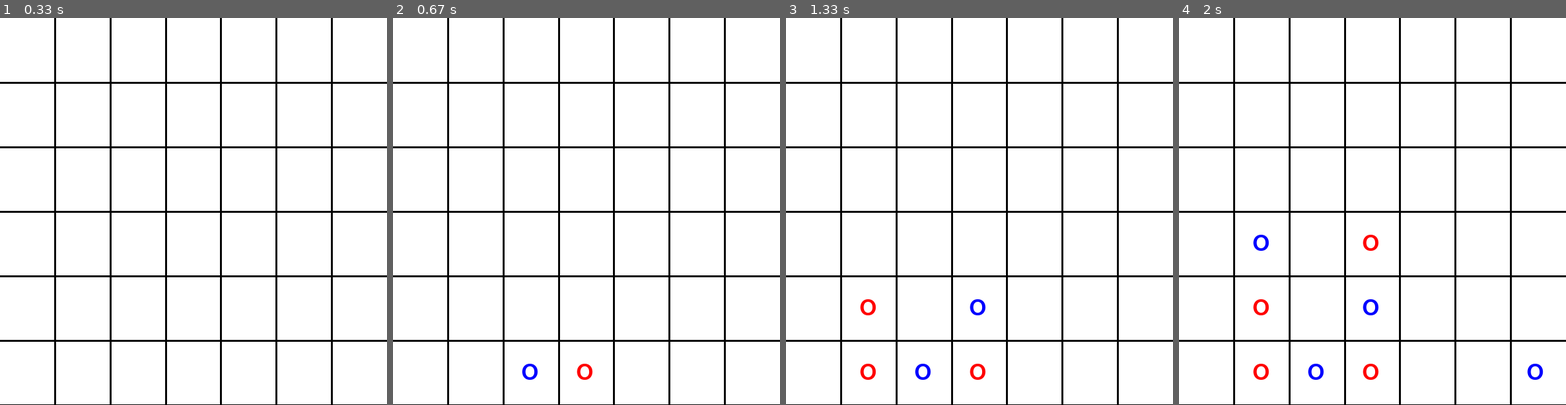
Above: before the commit, frames 1-4 (left to right).
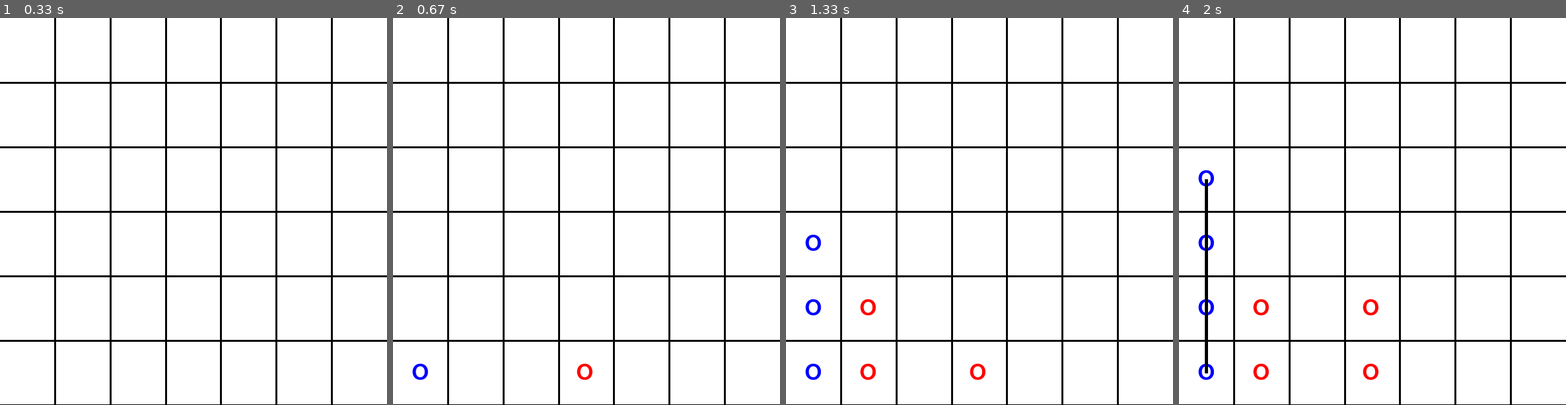
Above: after the commit, the same moments.

Repository: HamadTria/MCTS
Game: pygame game, started from connect4 pygame.py
Same seed, same stepped clock (60 frames per second), same inputs: the game is played once before the commit and once after it.
Inputs (mouse positions are in pixels of both pictures, inside the frame that each line leads up to):
- Up to frame 1 (0.33 s): no input
- Up to frame 2 (0.67 s): click (586, 211) at 0.38 s
- Up to frame 3 (1.33 s): click (886, 215) at 0.8 s; click (859, 304) at 1.28 s
- Up to frame 4 (2 s): move the mouse to (1380, 79) at 1.57 s; click (1380, 79) at 1.78 s

Frame 1 is identical in both runs. In frame 2, 0.2% of the frame differs, in the area x 5-38%, y 89-94%; in frame 3, 0.5%; in frame 4, 1.2%, in the area x 5-95%, y 39-94%.

Commit message:
fixed connect 4 is_win function

Diff:
--- a/connect4 pygame.py
+++ b/connect4 pygame.py
@@ -4,7 +4,7 @@
 import time
 from mcts import *
 
-MAX_ITER = 1000
+MAX_ITER = 1
 SCREEN_WIDTH = 600
 SCREEN_HEIGHT = 600
 LINE_COLOR = (0, 0, 0)
@@ -18,6 +18,8 @@
 BUTTON_FONT_SIZE = 20
 BUTTON_WIDTH = 100
 BUTTON_HEIGHT = 50
+COLUMN_COUNT = 7
+ROW_COUNT = 6
 
 class ConnectFour():
     def __init__(self, board=None):
@@ -44,27 +46,33 @@
         return True
 
     def is_win(self):
-        # horizontal
-        for row in self.position:
-            for col in range(4):
-                if row[col] == row[col+1] == row[col+2] == row[col+3] == self.player_2:
-                    return True
-        # vertical
-        for col in range(7):
-            for row in range(3):
-                if self.position[row][col] == self.position[row+1][col] == self.position[row+2][col] == self.position[row+3][col] == self.player_2:
-                    return True
-        # diagonal (top-left to bottom-right)
-        for col in range(4):
-            for row in range(3):
-                if self.position[row][col] == self.position[row+1][col+1] == self.position[row+2][col+2] == self.position[row+3][col+3] == self.player_2:
-                    return True
-        # diagonal (top-right to bottom-left)
-        for col in range(4, 7):
-            for row in range(3, -1, -1):
-                if self.position[row][col] == self.position[row-1][col-1] == self.position[row-2][col-2] == self.position[row-3][col-3] == self.player_2:
-                    return True
-        return False
+        # Check horizontal locations for win
+        for c in range(COLUMN_COUNT-3):
+            for r in range(ROW_COUNT):
+                if self.position[r][c] == self.player_2 and self.position[r][c+1] == self.player_2 \
+                    and self.position[r][c+2] == self.player_2 and self.position[r][c+3] == self.player_2:
+                    return True
+
+        # Check vertical locations for win
+        for c in range(COLUMN_COUNT):
+            for r in range(ROW_COUNT-3):
+                if self.position[r][c] == self.player_2 and self.position[r+1][c] == self.player_2 \
+                    and self.position[r+2][c] == self.player_2 and self.position[r+3][c] == self.player_2:
+                    return True
+
+        # Check positively sloped diaganols
+        for c in range(COLUMN_COUNT-3):
+            for r in range(ROW_COUNT-3):
+                if self.position[r][c] == self.player_2 and self.position[r+1][c+1] == self.player_2 \
+                    and self.position[r+2][c+2] == self.player_2 and self.position[r+3][c+3] == self.player_2:
+                    return True
+
+        # Check negatively sloped diaganols
+        for c in range(COLUMN_COUNT-3):
+            for r in range(3, ROW_COUNT):
+                if self.position[r][c] == self.player_2 and self.position[r-1][c+1] == self.player_2 \
+                    and self.position[r-2][c+2] == self.player_2 and self.position[r-3][c+3] == self.player_2:
+                    return True
 
     def legal_moves(self):
         actions = []
@@ -82,6 +90,10 @@
         button_font = pygame.font.SysFont(None, BUTTON_FONT_SIZE)
         clock = pygame.time.Clock()
 
+        self.draw_board(screen, font)
+        pygame.display.flip()
+        clock.tick(30)
+
         mcts = MCTS()
         while True:
             for event in pygame.event.get():
@@ -98,35 +110,35 @@
 
                     self = self.make_move(col)
 
-                    screen.fill(BG_COLOR)
                     self.draw_board(screen, font)
                     pygame.display.flip()
                     clock.tick(30)
 
                     if self.is_win():
                         winning_combination = self.get_winning_combination()
-                        screen.fill(BG_COLOR)
-                        self.draw_board(screen, font)
-                        pygame.display.flip()
                         self.draw_connecting_line(screen, winning_combination)
-                        time.sleep(20)
-                        self.end_game_screen(screen, font, button_font, "'%s' has won!" % self.player_2)
+                        time.sleep(5)
+                        self.end_game_screen(screen, font, button_font, "Human has won!")
                         return
                     elif self.is_draw():
                         self.end_game_screen(screen, font, button_font, "Game is drawn!")
                         return
 
                     best_move, _ = mcts.search(self, MAX_ITER)
+
+                    pygame.display.flip()
+                    clock.tick(30)
+
                     try:
                         self = best_move.board
+                        self.draw_board(screen, font)
+                        pygame.display.flip()
+                        clock.tick(30)
+
                         if self.is_win():
                             winning_combination = self.get_winning_combination()
-                            screen.fill(BG_COLOR)
-                            self.draw_board(screen, font)
-                            pygame.display.flip()
-                            clock.tick(30)
                             self.draw_connecting_line(screen, winning_combination)
-                            time.sleep(20)
+                            time.sleep(4)
                             self.end_game_screen(screen, font, button_font, "'%s' has won!" % self.player_2)
                             return
                         elif self.is_draw():
@@ -135,12 +147,8 @@
                     except:
                         pass
 
-            screen.fill(BG_COLOR)
-            self.draw_board(screen, font)
-            pygame.display.flip()
-            clock.tick(30)
-
     def draw_board(self, screen, font):
+        screen.fill(BG_COLOR)
         for i in range(1, 7):
             pygame.draw.line(screen, LINE_COLOR, (0, i * SCREEN_HEIGHT // 6), (SCREEN_WIDTH, i * SCREEN_HEIGHT // 6), 3)
             pygame.draw.line(screen, LINE_COLOR, (i * SCREEN_WIDTH // 7, 0), (i * SCREEN_WIDTH // 7, SCREEN_HEIGHT), 3)
